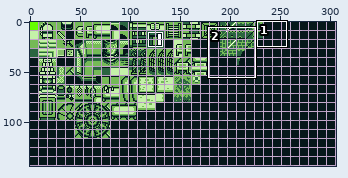
Two states of a sprite sheet, Ruins-of-Aether/Tilemaps/castle.png. Above, an overview of the earlier version with the close-up marked.
Close-up. Before:
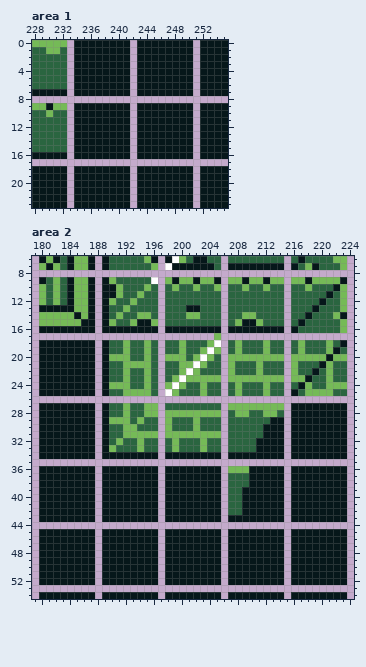
The file is 306x144 pixels. Pixels under 10% opacity are left out. Colours within 5 levels of each other are drawn and written as one. Shown: area 1: x 228..255, y 0..23; area 2: x 179..224, y 6..54.
And afterwards:
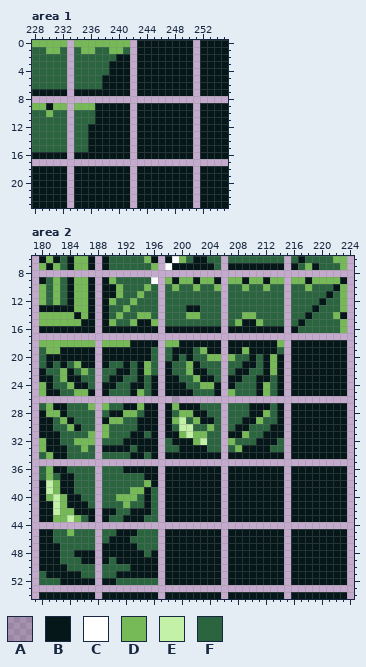
Palette (. is transparent): A #06171a28  B #06171a  C #ffffff  D #75ba57  E #c4f1a8  F #2a6540
The exact change:
Area 1:
y 0: x 234..241 BBBBBBBB -> DDDDDDDD
y 1: x 234..241 BBBBBBBB -> FDDFFDDF
y 2: x 234..239 BBBBBB -> FFFFFF
y 3..4: x 234..238 BBBBB -> FFFFF
y 5..6: x 234..237 BBBB -> FFFF
y 9: x 234..236 BBB -> DDD
y 10..11: x 234..236 BBB -> FFF
y 12..15: x 234..235 BB -> FF
Area 2:
y 17: x 205 D -> .
y 18: x 180..187 BBBBBBBB -> DDDDDDDD; x 189..191 BFF -> DDD; x 193..196 FFDF -> BBBB; x 198..205 FFDFFFDC -> DDBBBBBB; x 207..214 FDFFFDFF -> BBBBBBBD; x 216..222 FDFFFDF -> BBBBBBB
y 19: x 180..182 BBB -> FDD; x 190..195 FFDFFD -> BBBBBB; x 199..201 FDF -> BBB; x 204..205 CD -> BB; x 207..213 FDFFFDF -> BBDBBBB; x 216..221 FDFFFD -> BBBBBB; x 223 F -> B
y 20: x 180 B -> F; x 190..195 DDDFFD -> BBBBBB; x 198..203 DDDFDC -> FBFBFF; x 205 F -> D; x 208..212 DDDDD -> FFBFB; x 214 D -> B; x 216..220 DDDDD -> BBBBB; x 222..223 DD -> BB
y 21: x 180 B -> F; x 182 B -> F; x 184..185 BB -> FD; x 192..194 DDD -> BFB; x 198 F -> B; x 200 D -> F; x 202..203 CD -> BF; x 207 D -> F; x 209..214 FFDFFF -> BBFBDB; x 216..219 DFFF -> BBBB; x 221..223 DFF -> BBB
y 22: x 181..183 BBB -> FFD; x 185..187 BBB -> FDF; x 189 B -> F; x 191..192 FD -> BB; x 194 F -> B; x 198 F -> B; x 200..203 DCDF -> FDBB; x 207..209 DFF -> FBB; x 211..214 DFFF -> FBDB; x 216..218 DFF -> BBB; x 220..223 FDFF -> BBBB
y 23: x 182..183 BB -> FD; x 186..187 BB -> FF; x 189..192 BFFD -> FBBF; x 194..196 FDF -> BFB; x 198..201 FDCD -> BBFF; x 203..205 DDD -> BBF; x 207..214 DDDDDDDD -> BBFFBBFB; x 216..217 DD -> BB; x 219..223 FFDFF -> BBBBB
y 24: x 180 B -> D; x 182..184 BBB -> FFD; x 187 B -> F; x 190..196 DDDFFDF -> BFFBBFB; x 198..200 DCD -> BBB; x 204..205 FF -> DB; x 207..208 FD -> BF; x 211 F -> B; x 214 F -> B; x 216 F -> B; x 218..223 DFFDDD -> BBBBBB
y 25: x 180 B -> D; x 183..186 BBBB -> FFDD; x 192..193 DD -> FB; x 195..196 DF -> FB; x 198..201 CDFF -> BBBB; x 203 D -> F; x 205 F -> B; x 207..208 FD -> DF; x 211 F -> B; x 214 F -> B; x 217..223 FDDDDFF -> BBBBBBB
y 26: x 199 . -> A
y 27: x 180..181 BB -> FD; x 184..187 BBBB -> FFFD; x 189 B -> D; x 192..196 DFFDD -> BBDBB; x 198..202 FFFFF -> BDBBB; x 207..214 DDDDDDDD -> FFFBBBFB
y 28: x 181..182 BB -> DD; x 184..187 BBBB -> FFFF; x 189..191 BFF -> FBB; x 193 F -> D; x 195..196 DD -> BB; x 198..199 DD -> BF; x 202..205 DDDD -> BBFF; x 208..211 DDFF -> FFBB; x 213..214 DF -> FB
y 29: x 182..183 BB -> FD; x 185..187 BBB -> FFF; x 192 D -> F; x 194..196 DFF -> BBB; x 198..200 DFF -> BDE; x 203..204 FF -> BB; x 209..211 FFF -> BBD; x 213 B -> F
y 30: x 182..184 BBB -> FFD; x 186..187 BB -> FF; x 189 B -> D; x 192..196 DDFFF -> FFBBB; x 198 D -> B; x 200..202 FFD -> EEF; x 204 F -> D; x 208..209 FF -> BB; x 212 B -> F
y 31: x 183..187 BBBBB -> FFFFD; x 189 B -> D; x 192..196 DDDDD -> FBBFB; x 198..199 DD -> BB; x 201 D -> E; x 204..205 DD -> FF; x 207..209 FFF -> BBD
y 32: x 180 B -> D; x 183..187 BBBBB -> FFDDD; x 189 B -> F; x 191..196 DFFDFF -> FBBBBB; x 199..203 DFFFD -> BBBDE; x 207 F -> D; x 214 B -> F
y 33: x 180 B -> D; x 184..187 BBBB -> FFDF; x 190..192 DFF -> BBB; x 194..196 DFF -> BBB; x 199..203 DFFFD -> FBBBB; x 208..210 FFF -> DBB; x 213..214 BB -> FF
y 34: x 180..181 BB -> FD; x 184..187 BBBB -> FFFF; x 189..192 BBBB -> FFFF; x 195 B -> F
y 36: x 180..181 BB -> FD; x 184..187 BBBB -> FFFF; x 189..191 BBB -> FFF; x 207..209 DDD -> BBB
y 37: x 180..182 BBB -> FDF; x 185..187 BBB -> FFF; x 189..194 BBBBBB -> FFFFFF; x 207..209 FFF -> BBB
y 38: x 181..182 BB -> ED; x 185..187 BBB -> FFF; x 189..195 BBBBBBB -> FFFFFFD; x 207..209 FFF -> BBB
y 39: x 181..182 BB -> ED; x 185..187 BBB -> FFF; x 189..194 BBBBBB -> FFFFDD; x 196 B -> F; x 207..208 FF -> BB
y 40: x 181..183 BBB -> DED; x 186..187 BB -> FF; x 189..194 BBBBBB -> FFDDDF; x 196 B -> F; x 207..208 FF -> BB
y 41: x 182..183 BB -> ED; x 187 B -> F; x 189..194 BBBBBB -> FFFDFF; x 196 B -> F; x 207..208 FF -> BB
y 42: x 182..184 BBB -> EDD; x 191..192 BB -> FF; x 196 B -> F; x 207..208 FF -> BB
y 43: x 182..186 BBBBB -> DDEDF; x 190..191 BB -> FF; x 195..196 BB -> FF
y 45: x 182..187 BBBBBB -> FFDFFF; x 189..190 BB -> FF; x 194..196 BBB -> FFF
y 46: x 182..187 BBBBBB -> FFFFFF; x 189 B -> F; x 193..196 BBBB -> FFFF
y 47: x 183..187 BBBBB -> FFFFF; x 194..196 BBB -> FFF
y 48: x 183..184 BB -> FF; x 195 B -> F
y 49: x 183..185 BBB -> FFF; x 190 B -> F
y 50: x 184..187 BBBB -> FFFF; x 189..192 BBBB -> FFFF
y 51: x 180 B -> F; x 186..187 BB -> FF; x 189..190 BB -> FF
y 52: x 180..182 BBB -> FFF; x 191..196 BBBBBB -> FFFFFF
Boxes around the changes in both close-ups, in picture pixels (x1, y1, x2, y2):
changed: (74, 40, 130, 152)
changed: (39, 333, 347, 585)
